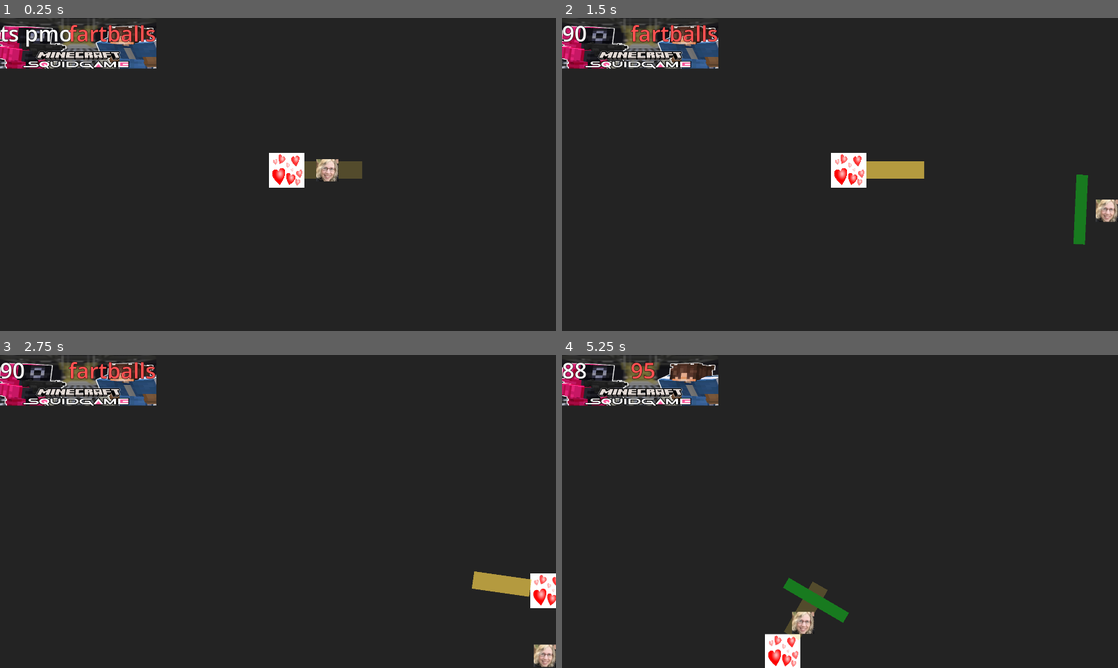
Above: before the commit, frames 1-4 (two rows, left to right).
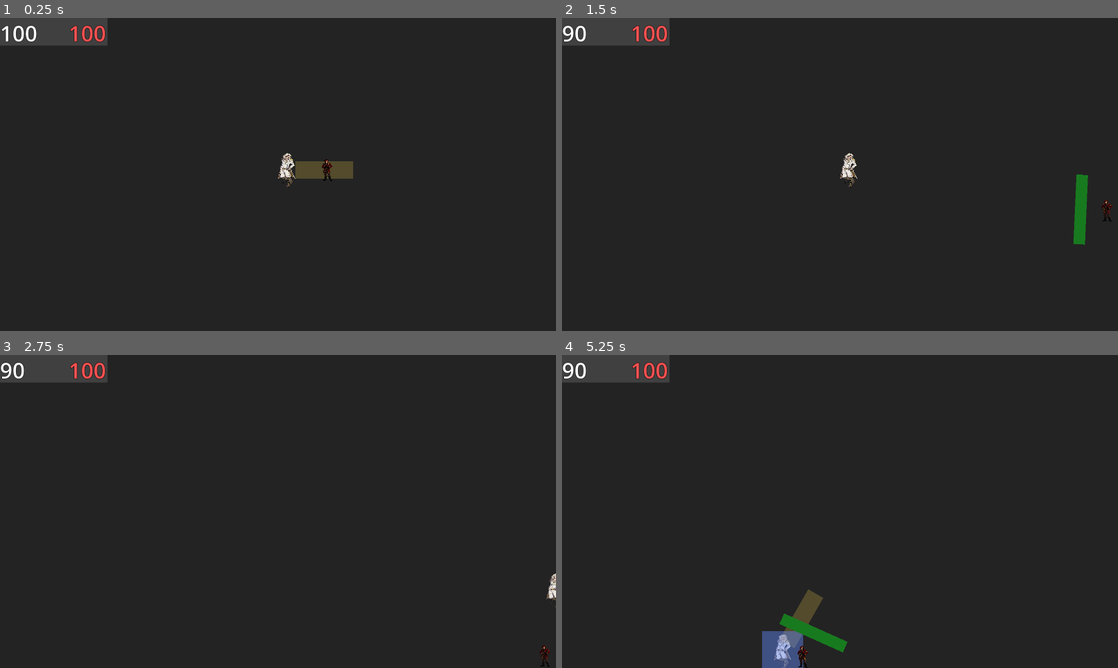
Above: after the commit, the same moments.

Repository: z3roco01/2025-skills-game
Game: Godot game, scene res://scenes/main.tscn
The game is run twice, just before and just after one commit, with the same random seed, the same clock (stepped at 60 frames per second) and the same inputs.
Inputs (mouse positions are in pixels of both pictures, inside the frame that each line leads up to):
- Up to frame 1 (0.25 s): no input
- Up to frame 2 (1.5 s): move the mouse to (962, 158) at 0.52 s; hold D (right) 0.53-1.28 s; tap Shift (dash) at 0.6 s; click (962, 158) at 0.67 s; move the mouse to (728, 190) at 1.27 s; hold S (back) from 1.28 s (still down); click (728, 190) at 1.35 s
- Up to frame 3 (2.75 s): move the mouse to (333, 442) at 2.02 s; release S (back) at 2.03 s; hold D (right) from 2.03 s (still down); right-click (333, 442) at 2.1 s; click (333, 442) at 2.17 s
- Up to frame 4 (5.25 s): move the mouse to (812, 574) at 2.77 s; release D (right) at 2.78 s; hold W (up) 2.78-3.53 s; tap Shift (dash) at 2.85, 5.1 s; click (812, 574) at 2.92 s; move the mouse to (1006, 558) at 3.52 s; hold A (left) 3.53-5.03 s; click (1006, 558) at 3.6 s; move the mouse to (673, 464) at 4.27 s; right-click (673, 464) at 4.35 s; click (673, 464) at 4.42 s; move the mouse to (867, 511) at 5.02 s; hold S (back) from 5.03 s (still down); click (867, 511) at 5.17 s

The runs differ from the first frame. In frame 1, 4.4% of the frame differs, in the area x 0-66%, y 0-55%; in frame 2, 4.8%; in frame 3, 4.6%; in frame 4, 5.3%, in the area x 0-52%, y 0-100%.

Commit message:
add demo + sceneComposer

Diff:
--- a/scenes/carmile_enemy.tscn
+++ b/scenes/carmile_enemy.tscn
@@ -1,9 +1,9 @@
 [gd_scene load_steps=10 format=3 uid="uid://b2i7pjju13kv1"]
 
 [ext_resource type="Script" path="res://scripts/carmile_enemy.gd" id="1_iinlb"]
-[ext_resource type="Texture2D" uid="uid://bkp28cr4okgla" path="res://floating-hearts-background.jpg" id="2_msxws"]
 [ext_resource type="Shader" path="res://tmp.gdshader" id="2_vycuw"]
 [ext_resource type="Texture2D" uid="uid://grdaroaq76a1" path="res://textures/circle.png" id="3_vsimn"]
+[ext_resource type="Texture2D" uid="uid://c4cyfofvw5xop" path="res://textures/emil/Émil_Angry_1.png" id="4_5a0jk"]
 
 [sub_resource type="ShaderMaterial" id="ShaderMaterial_shkmk"]
 shader = ExtResource("2_vycuw")
@@ -18,7 +18,7 @@
 shader_parameter/colour = Color(0.64, 0.195733, 0.096, 1)
 
 [sub_resource type="RectangleShape2D" id="RectangleShape2D_7rqhy"]
-size = Vector2(121, 120)
+size = Vector2(60, 120)
 
 [sub_resource type="RectangleShape2D" id="RectangleShape2D_mntct"]
 size = Vector2(200, 60)
@@ -51,15 +51,19 @@
 texture = ExtResource("3_vsimn")
 
 [node name="485b60d7-628c-4763-8717-b0b0f7a0f7f5" type="Sprite2D" parent="."]
-scale = Vector2(-0.063, 0.083)
-texture = ExtResource("2_msxws")
+position = Vector2(-9.53674e-07, -2.14577e-06)
+scale = Vector2(0.0497592, 0.0375587)
+texture = ExtResource("4_5a0jk")
 
 [node name="CollisionShape2D" type="CollisionShape2D" parent="."]
+position = Vector2(-1, 0)
 shape = SubResource("RectangleShape2D_7rqhy")
 
 [node name="rotators" type="Node2D" parent="."]
 
 [node name="backstabArea" type="Area2D" parent="rotators"]
+position = Vector2(-31, 0)
+metadata/_edit_group_ = true
 
 [node name="CollisionShape2D" type="CollisionShape2D" parent="rotators/backstabArea"]
 position = Vector2(161, 0)
--- /dev/null
+++ b/scenes/demo.tscn
@@ -0,0 +1,29 @@
+[gd_scene load_steps=8 format=3 uid="uid://bsppl8deqka7n"]
+
+[ext_resource type="Script" path="res://scripts/sceneComposer.gd" id="1_kc4s3"]
+[ext_resource type="PackedScene" uid="uid://bvf2p4gkggk0n" path="res://scenes/identity_screen.tscn" id="2_5p7s4"]
+[ext_resource type="PackedScene" uid="uid://dcne32iho2ohv" path="res://scenes/dialogue_instance.tscn" id="3_fdika"]
+[ext_resource type="PackedScene" uid="uid://cd6l47088vw3t" path="res://scenes/testworld.tscn" id="4_7ca5d"]
+[ext_resource type="Texture2D" uid="uid://dm2e86y8xy36c" path="res://textures/emil/Émil_Smile_1.png" id="5_flfvc"]
+[ext_resource type="Texture2D" uid="uid://c4cyfofvw5xop" path="res://textures/emil/Émil_Angry_1.png" id="6_qc7p2"]
+[ext_resource type="Texture2D" uid="uid://cakqqmr6d7f7n" path="res://textures/emil/Émil_Neutral.png" id="7_8bjqa"]
+
+[node name="Demo" type="Node2D"]
+script = ExtResource("1_kc4s3")
+scenes = Array[PackedScene]([ExtResource("2_5p7s4"), ExtResource("3_fdika"), ExtResource("4_7ca5d"), ExtResource("3_fdika")])
+propertyOverides = Array[Dictionary]([{}, {
+"defaultExpression": "happy",
+"dialogueScript": "hello [$name] ! you use [$subject]/[$object] pronouns ! im émil !![nb][expr angry] I AM ANGRY NOW >:( LETS FIGHT !!",
+"expressions": {
+"angry": ExtResource("6_qc7p2"),
+"happy": ExtResource("5_flfvc")
+}
+}, {}, {
+"defaultExpression": "neutral",
+"dialogueScript": "NOOOO I LOST TO [$name] :(",
+"expressions": {
+"neutral": ExtResource("7_8bjqa")
+}
+}])
+
+[node name="Camera2D" type="Camera2D" parent="."]
--- a/scenes/dialogue_instance.tscn
+++ b/scenes/dialogue_instance.tscn
@@ -2,8 +2,10 @@
 
 [ext_resource type="Texture2D" uid="uid://bqx0tym0o41tj" path="res://485b60d7-628c-4763-8717-b0b0f7a0f7f5.jpg" id="1_8pde1"]
 [ext_resource type="Script" path="res://scripts/dialogue_instance.gd" id="1_g7hym"]
-[ext_resource type="Texture2D" uid="uid://bkp28cr4okgla" path="res://floating-hearts-background.jpg" id="2_7yakg"]
-[ext_resource type="Texture2D" uid="uid://btc1vrsqutj1w" path="res://thumbnail4.png" id="2_lsq6u"]
+[ext_resource type="Texture2D" uid="uid://c4cyfofvw5xop" path="res://textures/emil/Émil_Angry_1.png" id="5_qsmhr"]
+
+[sub_resource type="StyleBoxFlat" id="StyleBoxFlat_pn3xh"]
+bg_color = Color(0.15656, 0.19, 0.1444, 1)
 
 [node name="dialogueInstance" type="Control"]
 z_index = -6
@@ -16,64 +18,73 @@
 script = ExtResource("1_g7hym")
 expressions = {
 "anger": ExtResource("1_8pde1"),
-"content": ExtResource("2_7yakg")
+"content": ExtResource("5_qsmhr")
 }
 defaultExpression = "content"
+dialogueScript = "asdasd"
 
-[node name="background" type="TextureRect" parent="."]
-layout_mode = 0
-offset_left = -81.0
-offset_top = -21.0
-offset_right = 1199.0
-offset_bottom = 699.0
-texture = ExtResource("2_lsq6u")
-
-[node name="bgDarken" type="ColorRect" parent="background"]
+[node name="ColorRect" type="ColorRect" parent="."]
 layout_mode = 1
-anchors_preset = 15
-anchor_right = 1.0
-anchor_bottom = 1.0
+anchors_preset = 8
+anchor_left = 0.5
+anchor_top = 0.5
+anchor_right = 0.5
+anchor_bottom = 0.5
+offset_left = -960.0
+offset_top = -540.0
+offset_right = 960.0
+offset_bottom = 540.0
 grow_horizontal = 2
 grow_vertical = 2
 mouse_filter = 1
-color = Color(0, 0, 0, 0.619608)
+color = Color(0.06, 0.06, 0.06, 1)
 
 [node name="characterTexture" type="TextureRect" parent="."]
-layout_mode = 0
-offset_left = 805.0
-offset_top = 35.0
-offset_right = 1084.0
-offset_bottom = 584.0
-texture = ExtResource("1_8pde1")
-expand_mode = 1
+layout_mode = 1
+anchors_preset = 8
+anchor_left = 0.5
+anchor_top = 0.5
+anchor_right = 0.5
+anchor_bottom = 0.5
+offset_left = -923.0
+offset_top = -539.0
+offset_right = 323.0
+offset_bottom = 2656.0
+grow_horizontal = 2
+grow_vertical = 2
+scale = Vector2(0.5, 0.5)
+texture = ExtResource("5_qsmhr")
 
 [node name="dialoguePanel" type="Panel" parent="."]
 layout_mode = 1
-anchors_preset = 7
+anchors_preset = 8
 anchor_left = 0.5
-anchor_top = 1.0
+anchor_top = 0.5
 anchor_right = 0.5
-anchor_bottom = 1.0
-offset_left = -534.5
-offset_top = -268.0
-offset_right = 446.5
-offset_bottom = -9.0
+anchor_bottom = 0.5
+offset_left = -313.0
+offset_top = 1.0
+offset_right = 940.0
+offset_bottom = 469.0
 grow_horizontal = 2
-grow_vertical = 0
+grow_vertical = 2
 mouse_filter = 1
+theme_override_styles/panel = SubResource("StyleBoxFlat_pn3xh")
+metadata/_edit_group_ = true
 
 [node name="text" type="Label" parent="dialoguePanel"]
 layout_mode = 1
 anchors_preset = -1
 anchor_right = 1.0
 anchor_bottom = 1.0
-offset_left = 12.0
-offset_top = 12.0
-offset_right = -12.0
-offset_bottom = -12.0
+offset_left = 10.0
+offset_top = 10.0
+offset_right = -10.0
+offset_bottom = -10.0
 grow_horizontal = 2
 grow_vertical = 2
 mouse_filter = 1
+theme_override_font_sizes/font_size = 40
 text = "peepee poopoo test text
 omg its some text that he is saying woah"
 
--- a/scenes/identity_screen.tscn
+++ b/scenes/identity_screen.tscn
@@ -11,60 +11,47 @@
 grow_vertical = 2
 script = ExtResource("1_520kf")
 
-[node name="nameInput" type="LineEdit" parent="."]
-layout_mode = 0
-offset_left = 225.0
-offset_top = 17.0
-offset_right = 742.0
-offset_bottom = 48.0
+[node name="VBoxContainer" type="VBoxContainer" parent="."]
+layout_mode = 1
+anchors_preset = 8
+anchor_left = 0.5
+anchor_top = 0.5
+anchor_right = 0.5
+anchor_bottom = 0.5
+offset_left = -457.0
+offset_top = -138.0
+offset_right = 359.0
+offset_bottom = 138.0
+grow_horizontal = 2
+grow_vertical = 2
+alignment = 1
+
+[node name="nameInput" type="LineEdit" parent="VBoxContainer"]
+layout_mode = 2
 placeholder_text = "name"
 
-[node name="subjectiveInput" type="LineEdit" parent="."]
-layout_mode = 0
-offset_left = 227.0
-offset_top = 111.0
-offset_right = 744.0
-offset_bottom = 142.0
+[node name="subjectiveInput" type="LineEdit" parent="VBoxContainer"]
+layout_mode = 2
 placeholder_text = "subjective"
 
-[node name="objectiveInput" type="LineEdit" parent="."]
-layout_mode = 0
-offset_left = 229.0
-offset_top = 159.0
-offset_right = 746.0
-offset_bottom = 190.0
+[node name="objectiveInput" type="LineEdit" parent="VBoxContainer"]
+layout_mode = 2
 placeholder_text = "objective"
 
-[node name="determinerInput" type="LineEdit" parent="."]
-layout_mode = 0
-offset_left = 230.0
-offset_top = 203.0
-offset_right = 747.0
-offset_bottom = 234.0
+[node name="determinerInput" type="LineEdit" parent="VBoxContainer"]
+layout_mode = 2
 placeholder_text = "determiner"
 
-[node name="possessiveInput" type="LineEdit" parent="."]
-layout_mode = 0
-offset_left = 233.0
-offset_top = 248.0
-offset_right = 750.0
-offset_bottom = 279.0
+[node name="possessiveInput" type="LineEdit" parent="VBoxContainer"]
+layout_mode = 2
 placeholder_text = "possessive"
 
-[node name="reflexiveInput" type="LineEdit" parent="."]
-layout_mode = 0
-offset_left = 215.0
-offset_top = 295.0
-offset_right = 732.0
-offset_bottom = 326.0
+[node name="reflexiveInput" type="LineEdit" parent="VBoxContainer"]
+layout_mode = 2
 placeholder_text = "reflexive"
 
-[node name="descriptersSelect" type="OptionButton" parent="."]
-layout_mode = 0
-offset_left = 230.0
-offset_top = 63.0
-offset_right = 739.0
-offset_bottom = 83.0
+[node name="descriptersSelect" type="OptionButton" parent="VBoxContainer"]
+layout_mode = 2
 item_count = 3
 popup/item_0/text = "feminine"
 popup/item_1/text = "masculine"
@@ -72,12 +59,8 @@
 popup/item_2/text = "neutral"
 popup/item_2/id = 2
 
-[node name="save button" type="Button" parent="."]
-layout_mode = 0
-offset_left = 366.0
-offset_top = 572.0
-offset_right = 714.0
-offset_bottom = 635.0
+[node name="save button" type="Button" parent="VBoxContainer"]
+layout_mode = 2
 text = "save"
 
-[connection signal="pressed" from="save button" to="." method="_on_save_button_pressed"]
+[connection signal="pressed" from="VBoxContainer/save button" to="." method="_on_save_button_pressed"]
--- a/scenes/player.tscn
+++ b/scenes/player.tscn
@@ -1,7 +1,7 @@
 [gd_scene load_steps=6 format=3 uid="uid://6vtbxytds8cv"]
 
 [ext_resource type="Script" path="res://scripts/player.gd" id="1_noueq"]
-[ext_resource type="Texture2D" uid="uid://eadtdjefw0gf" path="res://textures/mscarter.jpg" id="2_1egyq"]
+[ext_resource type="Texture2D" uid="uid://px4q2inpvuru" path="res://textures/mc/MC_Sprite.png" id="2_c6mhc"]
 
 [sub_resource type="RectangleShape2D" id="RectangleShape2D_d2wxn"]
 size = Vector2(96, 96)
@@ -18,7 +18,8 @@
 script = ExtResource("1_noueq")
 
 [node name="Mscarter" type="Sprite2D" parent="."]
-texture = ExtResource("2_1egyq")
+scale = Vector2(0.0485189, 0.0381373)
+texture = ExtResource("2_c6mhc")
 
 [node name="CollisionShape2D" type="CollisionShape2D" parent="."]
 shape = SubResource("RectangleShape2D_d2wxn")
--- a/scenes/testworld.tscn
+++ b/scenes/testworld.tscn
@@ -1,7 +1,7 @@
 [gd_scene load_steps=8 format=3 uid="uid://cd6l47088vw3t"]
 
 [ext_resource type="PackedScene" uid="uid://6vtbxytds8cv" path="res://scenes/player.tscn" id="1_52pld"]
-[ext_resource type="Texture2D" uid="uid://btc1vrsqutj1w" path="res://thumbnail4.png" id="4_kw64x"]
+[ext_resource type="Script" path="res://scripts/testworld.gd" id="1_jgkv1"]
 [ext_resource type="PackedScene" uid="uid://b2i7pjju13kv1" path="res://scenes/carmile_enemy.tscn" id="5_ok8dc"]
 
 [sub_resource type="WorldBoundaryShape2D" id="WorldBoundaryShape2D_vgk6v"]
@@ -16,6 +16,7 @@
 normal = Vector2(-1, 0)
 
 [node name="testworld" type="Node2D"]
+script = ExtResource("1_jgkv1")
 
 [node name="ColorRect4" type="ColorRect" parent="."]
 offset_left = -960.0
@@ -45,6 +46,7 @@
 shape = SubResource("WorldBoundaryShape2D_lhy7v")
 
 [node name="wall3" type="StaticBody2D" parent="."]
+visible = false
 position = Vector2(960, 0)
 
 [node name="CollisionShape2D" type="CollisionShape2D" parent="wall3"]
@@ -57,27 +59,34 @@
 position = Vector2(170, -15)
 enemy = NodePath("../carmileEnemy")
 
-[node name="Thumbnail4" type="Sprite2D" parent="."]
-position = Vector2(-690, -453)
-scale = Vector2(0.422, 0.242)
-texture = ExtResource("4_kw64x")
+[node name="ColorRect" type="ColorRect" parent="."]
+offset_left = -960.0
+offset_top = -540.0
+offset_right = -589.0
+offset_bottom = -445.0
+color = Color(0.25, 0.25, 0.25, 1)
 
 [node name="health" type="Label" parent="."]
 offset_left = -960.0
 offset_top = -540.0
-offset_right = -710.0
+offset_right = -832.0
 offset_bottom = -437.0
 theme_override_constants/outline_size = 5
 theme_override_font_sizes/font_size = 75
-text = "ts pmo"
+text = "100
+"
 
 [node name="enemyHealth" type="Label" parent="."]
 offset_left = -723.0
 offset_top = -540.0
-offset_right = -422.0
+offset_right = -589.0
 offset_bottom = -437.0
 theme_override_colors/font_color = Color(1, 0.32, 0.32, 1)
 theme_override_colors/font_outline_color = Color(0, 0, 0, 1)
 theme_override_constants/outline_size = 5
 theme_override_font_sizes/font_size = 75
-text = "fartballs"
+text = "100
+"
+
+[node name="waittimer" type="Timer" parent="."]
+one_shot = true
--- a/scripts/carmile_enemy.gd
+++ b/scripts/carmile_enemy.gd
@@ -72,6 +72,7 @@
 	backstabTestColour.color.a = 0.75
 	if(backstabArea.overlaps_body(player)):
 		player.damage(10)
+	backstabTestColour.color.a = 0
 
 # holds all the logic that runs when the shield is enabled
 func shield() -> void:
@@ -86,10 +87,10 @@
 		super.damage(health)
 	else:
 		# reflect 1/2 damage back to player
-		player.damage(health/2)
+		player.damage(health/2.0)
 		disableShield()
 
-# when this times out and the sheild has not already been broken by the player, break the shield
+# when thishows times out and the sheild has not already been broken by the player, break the shield
 func _on_shield_timer_timeout() -> void:
 	disableShield()
 
--- a/scripts/dialogue_instance.gd
+++ b/scripts/dialogue_instance.gd
@@ -12,7 +12,7 @@
 @onready var characterTexture = $characterTexture
 
 # the script containing the script with the markup
-var dialogueScript = "i like [$name], [$subject] [$is] very [dec pretty|handsome|beautiful] [expr content]! [nb] but i hate [$object] [expr anger]"
+@export var dialogueScript = "i like [$name], [$subject] [$is] very [dec pretty|handsome|beautiful] [expr content]! [nb] but i hate [$object] [expr anger]"
 # a dictionary that holds all the variables used in dialogue
 var dialogueVariables = {}
 # an array which holds all the dialogue boxes, in the order they play in
@@ -85,7 +85,8 @@
 		if(curDialogueBox < dialogueBoxCount):
 			dialogueBoxes[curDialogueBox].show()
 			curDialogueBox += 1
-
+		else:
+			queue_free()
 
 # this class holds all the information about a dialogue box
 # such as the text to display and the expression to set
--- a/scripts/enemy.gd
+++ b/scripts/enemy.gd
@@ -15,8 +15,10 @@
 # node that holds everything that will rotates around the enemy when they rotate
 @onready var rotators = $rotators
 
+signal death()
+
 # Called every physics tick
-func _physics_process(delta: float) -> void:
+func _physics_process(_delta: float) -> void:
 	if(alive()):
 		# if we can attack then run attack selection logic
 		if(attackCooldown <= 0):
@@ -43,11 +45,16 @@
 		currentHealth -= amount
 	else:
 		currentHealth = 0
-		# TODO death stuff
+
+	if(currentHealth <= 0):
+		onDie()
 	healthText.text = str(currentHealth)
 	# update health :)
 	# TODO make health label
 
+func onDie() -> void:
+	emit_signal("death")
+
 # a helper function, used by enemies that inherit this
 func distanceToPlayer() -> float:
 	return position.distance_to(player.position)
--- a/scripts/identity_screen.gd
+++ b/scripts/identity_screen.gd
@@ -1,16 +1,17 @@
 extends Control
 
-@onready var nameInput = $nameInput
-@onready var descriptorsSelect = $descriptersSelect
-@onready var subjectiveInput = $subjectiveInput
-@onready var objectiveInput = $objectiveInput
-@onready var determinerInput = $determinerInput
-@onready var possessiveInput = $possessiveInput
-@onready var reflexiveInput = $reflexiveInput
+@onready var nameInput = $VBoxContainer/nameInput
+@onready var descriptorsSelect = $VBoxContainer/descriptersSelect
+@onready var subjectiveInput = $VBoxContainer/subjectiveInput
+@onready var objectiveInput = $VBoxContainer/objectiveInput
+@onready var determinerInput = $VBoxContainer/determinerInput
+@onready var possessiveInput = $VBoxContainer/possessiveInput
+@onready var reflexiveInput = $VBoxContainer/reflexiveInput
 
 func _on_save_button_pressed() -> void:
 	# TODO: add proper whitespace detection for every string
 	# DOUBLE TODO: MAKE UN GARBAGE
+	# TODO: DONT REASSIGN WHEN EMPTY
 	if(!(nameInput.text == "") and !(nameInput.text == " ")):
 		Identity.playerName = nameInput.text
 	Identity.descriptors = descriptorsSelect.selected
@@ -21,3 +22,4 @@
 	Identity.pronounReflexive = reflexiveInput.text
 	Identity.saveToConfig(Prefs._prefs, Prefs._PREFS_PATH)
 	print(Identity)
+	queue_free()
--- a/scripts/player.gd
+++ b/scripts/player.gd
@@ -10,9 +10,9 @@
 @export var enemy: Node2D
 
 # gets the main node, which contains the players preferences
-@onready var mainNode = get_node("/root/main")
+@onready var mainNode = get_node("../")
 # gets the health label from the parent, hardcoded bc has to be
-@onready var healthLabel = get_node("/root/main/testworld/health")
+@onready var healthLabel = get_node("../health")
 @onready var dashCooldown = $dashCooldown
 @onready var rotators = $rotators
 @onready var slashAreaColour = $rotators/slashArea/CollisionShape2D/ColorRect
@@ -32,7 +32,7 @@
 var slashHitEnemy = false
 var slashing = false
 
-func _physics_process(delta: float) -> void:
+func _physics_process(_delta: float) -> void:
 	rotators.look_at(get_global_mouse_position())
 	var direction := Input.get_vector("left", "right", "up", "back")
 
--- /dev/null
+++ b/scripts/sceneComposer.gd
@@ -0,0 +1,27 @@
+extends Node2D
+
+@export var scenes: Array[PackedScene]
+@export var propertyOverides: Array[Dictionary]
+
+var curSceneIdx = 0
+var curScene: Node
+
+func _ready() -> void:
+	if(scenes.size() > 0 ):
+		switchScene()
+
+func onTreeExit() -> void:
+	if(curSceneIdx+1 < scenes.size()):
+		curSceneIdx += 1
+		switchScene()
+
+func switchScene() -> void:
+	curScene = scenes[curSceneIdx].instantiate()
+	setSceneProperties()
+	curScene.connect("tree_exited", onTreeExit)
+	add_child(curScene)
+
+func setSceneProperties() -> void:
+	if(!propertyOverides[curSceneIdx].is_empty()):
+		for key in propertyOverides[curSceneIdx].keys():
+			curScene.set(key, propertyOverides[curSceneIdx][key])
--- /dev/null
+++ b/scripts/testworld.gd
@@ -0,0 +1,14 @@
+extends Node2D
+
+@onready var carmile = $carmileEnemy
+@onready var waittimer = $waittimer
+
+func _ready() -> void:
+	carmile.connect("death", onCarmileDeath)
+
+func onCarmileDeath() -> void:
+	waittimer.start()
+	print("asd1")
+	await waittimer.timeout
+	print("asd2")
+	queue_free()
Binary file added: textures/emil/Émil_Angry_1.png
Not shown, added: textures/emil/Émil_Angry_1.png.import
Binary file added: textures/emil/Émil_Neutral.png
Not shown, added: textures/emil/Émil_Neutral.png.import
Binary file added: textures/emil/Émil_Smile_1.png
Not shown, added: textures/emil/Émil_Smile_1.png.import
Binary file added: textures/mc/MC_Sprite.png
Not shown, added: textures/mc/MC_Sprite.png.import
